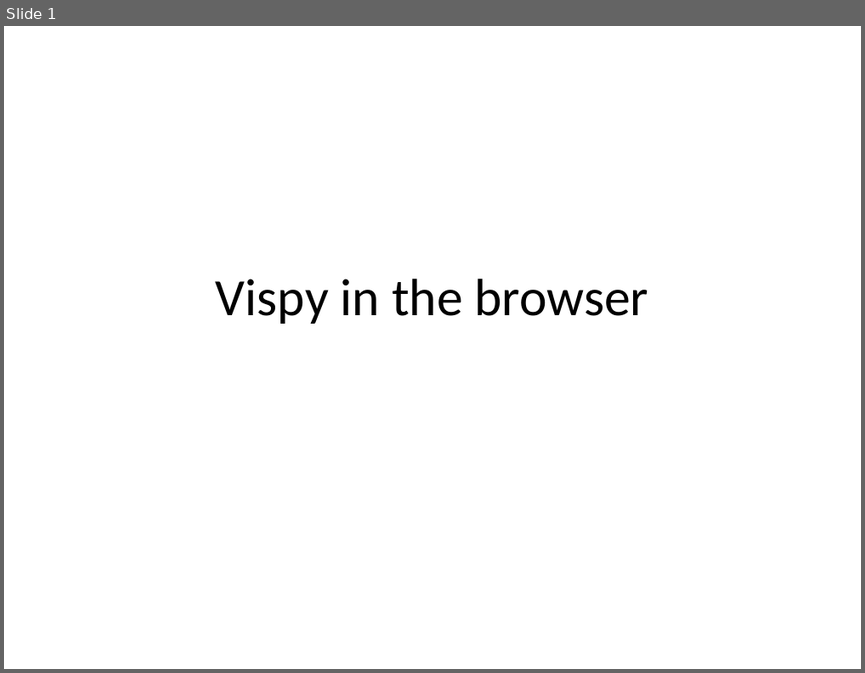
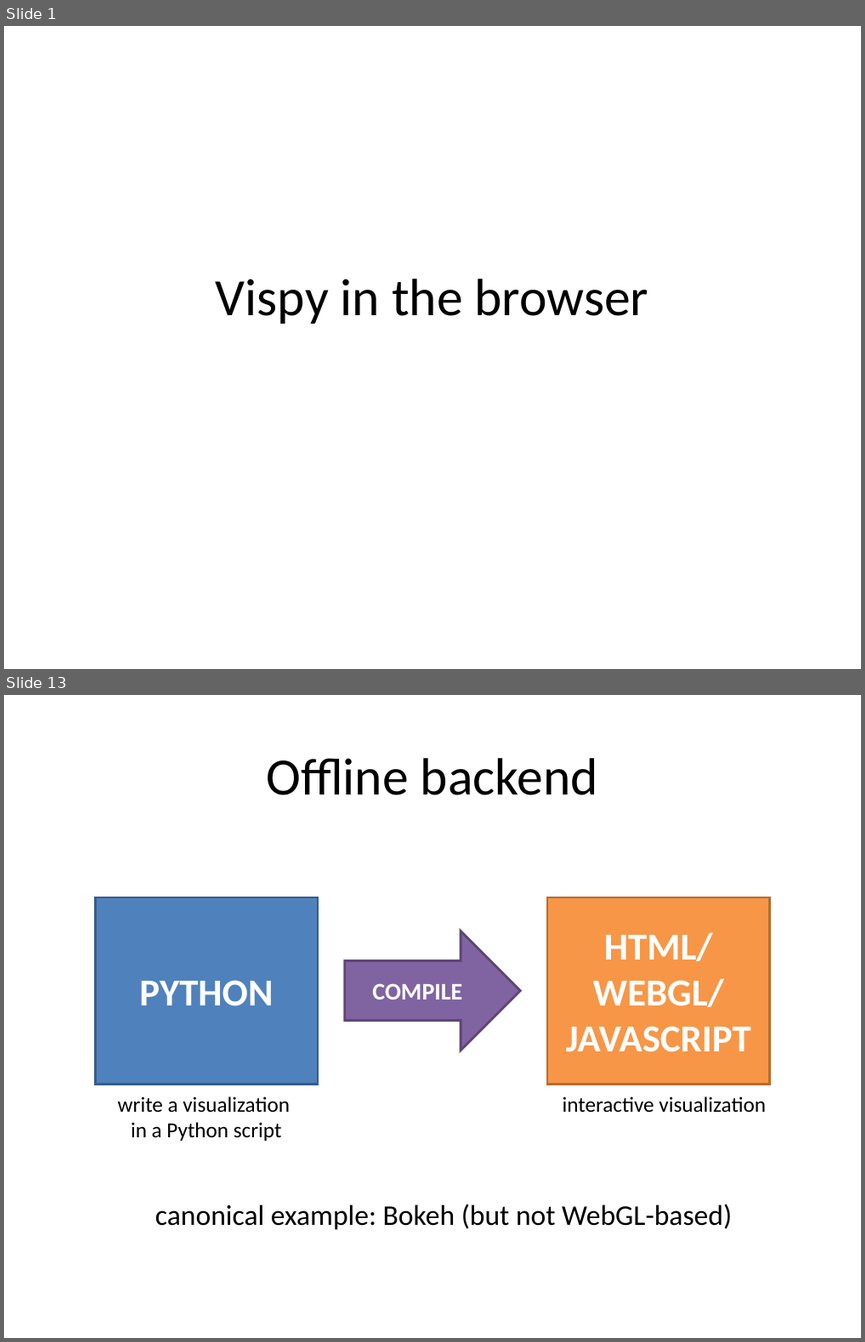
Before and after one commit to vispy/codecamp-esrf-2014, a slide deck: cr/4-webgl/webgl.ppt. Shown one above the other, each under a label of ours: slide 1 before the commit, slides 1 and 13 after it; the slides between them are not shown. The pictures are 865x673 and 865x1342 pixels, drawn with LibreOffice and Linux fonts; fonts in the diff are those of the drawing. Boxes give left, top, right and bottom in pixels: in the first picture for what was removed or moved away, otherwise in the second. Text is boxed around its words. In the diff, an @@ line names an element or a change of style, - is before the commit and + after.

```diff
--- a/cr/4-webgl/webgl.ppt
+++ b/cr/4-webgl/webgl.ppt
@@ slide 13 added at (4,695,861,1338), background #FFFFFF @@
@@ title added at (266,758,598,795), 44 pt, text #000000 @@
+Offline backend
@@ rectangle added at (95,897,318,1084), fill #4F81BD, outline #385D8A 2.01 pt, 32 pt, text #FFFFFF, bold @@
+PYTHON
@@ rectangle added at (547,897,770,1084), fill #F79646, outline #B66D31 2.01 pt, 32 pt, text #FFFFFF, bold @@
+HTML/
+WEBGL/
+JAVASCRIPT
@@ right arrow added at (345,930,521,1049), fill #8064A2, outline #5C4776 2.01 pt, 20 pt, text #FFFFFF, bold @@
+COMPILE
@@ text added at (118,1096,290,1140), 18 pt, text #000000 @@
+write a visualization
+in a Python script
@@ text added at (562,1096,766,1112), 18 pt, text #000000 @@
+interactive visualization
@@ text added at (155,1203,732,1230), 24 pt, text #000000 @@
+canonical example: Bokeh (but not WebGL-based)
```
Also in this commit, not shown: 30 other slides added.
